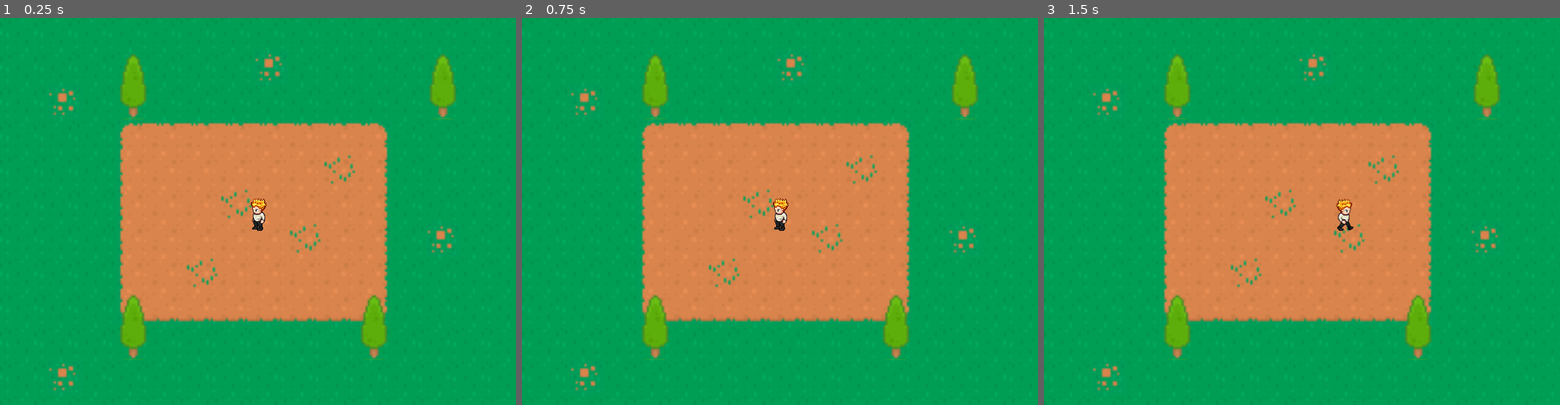
Above: before the commit, frames 1-3 (left to right).
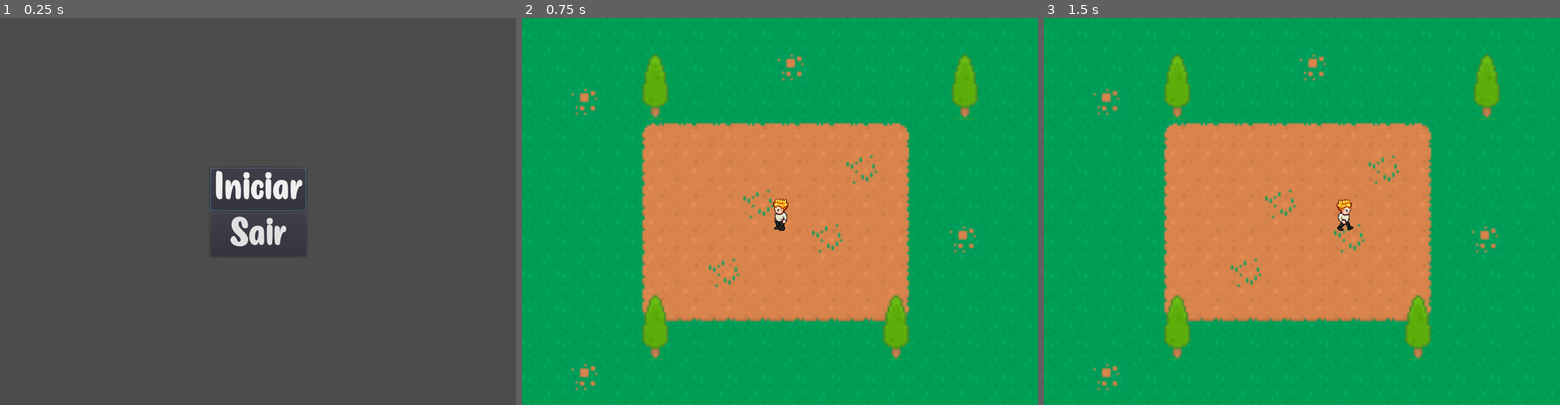
Above: after the commit, the same moments.

Repository: xfelipesobral/JogoEducacional
Game: Godot game, scene res://menu/Menu.tscn
The game is run twice, just before and just after one commit, with the same random seed, the same clock (stepped at 60 frames per second) and the same inputs. Before the commit the project starts from res://mapas/Rua.tscn.
Inputs (mouse positions are in pixels of both pictures, inside the frame that each line leads up to):
- Up to frame 1 (0.25 s): no input
- Up to frame 2 (0.75 s): click (780, 188) at 0.5 s, where only the run after the commit has a clickable "Iniciar"
- Up to frame 3 (1.5 s): tap Enter at 1.25 s; hold Right (ui_right) from 1.28 s (still down)

The runs differ from the first frame. In frame 1, 100% of the frame differs, in the area x 0-100%, y 0-100%; in frame 2, nothing differs; in frame 3, nothing differs.

Commit message:
adicionado menu sem estilo

Diff:
--- /dev/null
+++ b/menu/Menu.gd
@@ -0,0 +1,11 @@
+extends Control
+
+func _ready():
+	$VBoxContainer/StartButton.grab_focus()
+
+func _on_StartButton_pressed():
+	get_tree().change_scene("res://mapas/Rua.tscn")
+
+
+func _on_ExitButton_pressed():
+	get_tree().quit()
--- /dev/null
+++ b/menu/Menu.tscn
@@ -0,0 +1,36 @@
+[gd_scene load_steps=3 format=2]
+
+[ext_resource path="res://menu/Menu.gd" type="Script" id=1]
+[ext_resource path="res://recursos/temas/menu.tres" type="Theme" id=2]
+
+[node name="Menu" type="Control"]
+anchor_right = 1.0
+anchor_bottom = 1.0
+script = ExtResource( 1 )
+
+[node name="VBoxContainer" type="VBoxContainer" parent="."]
+anchor_left = 0.5
+anchor_top = 0.5
+anchor_right = 0.5
+anchor_bottom = 0.5
+margin_left = -26.0
+margin_top = -22.0
+margin_right = 26.0
+margin_bottom = 24.0
+grow_horizontal = 2
+grow_vertical = 2
+theme = ExtResource( 2 )
+
+[node name="StartButton" type="Button" parent="VBoxContainer"]
+margin_right = 149.0
+margin_bottom = 67.0
+text = "Iniciar"
+
+[node name="ExitButton" type="Button" parent="VBoxContainer"]
+margin_top = 71.0
+margin_right = 149.0
+margin_bottom = 138.0
+text = "Sair"
+
+[connection signal="pressed" from="VBoxContainer/StartButton" to="." method="_on_StartButton_pressed"]
+[connection signal="pressed" from="VBoxContainer/ExitButton" to="." method="_on_ExitButton_pressed"]
--- a/project.godot
+++ b/project.godot
@@ -11,7 +11,7 @@
 [application]
 
 config/name="JogoEducacional"
-run/main_scene="res://mapas/Rua.tscn"
+run/main_scene="res://menu/Menu.tscn"
 config/icon="res://icon.png"
 
 [display]
--- /dev/null
+++ b/recursos/temas/fonte.tres
@@ -0,0 +1,7 @@
+[gd_resource type="DynamicFont" load_steps=2 format=2]
+
+[ext_resource path="res://recursos/fontes/ScholarlyAmbitionRegular-PKdwB.ttf" type="DynamicFontData" id=1]
+
+[resource]
+size = 72
+font_data = ExtResource( 1 )
--- /dev/null
+++ b/recursos/temas/menu.tres
@@ -0,0 +1,6 @@
+[gd_resource type="Theme" load_steps=2 format=2]
+
+[ext_resource path="res://recursos/temas/fonte.tres" type="DynamicFont" id=1]
+
+[resource]
+default_font = ExtResource( 1 )
Binary file added: recursos/fontes/ScholarlyAmbitionRegular-PKdwB.ttf
